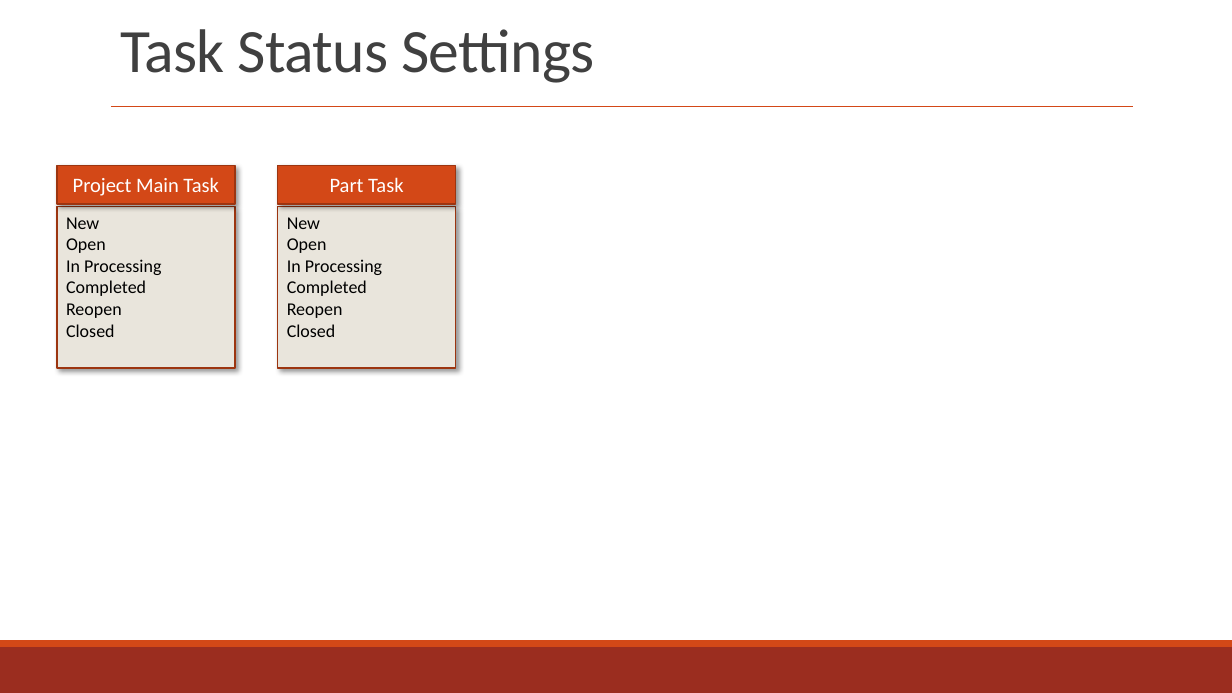
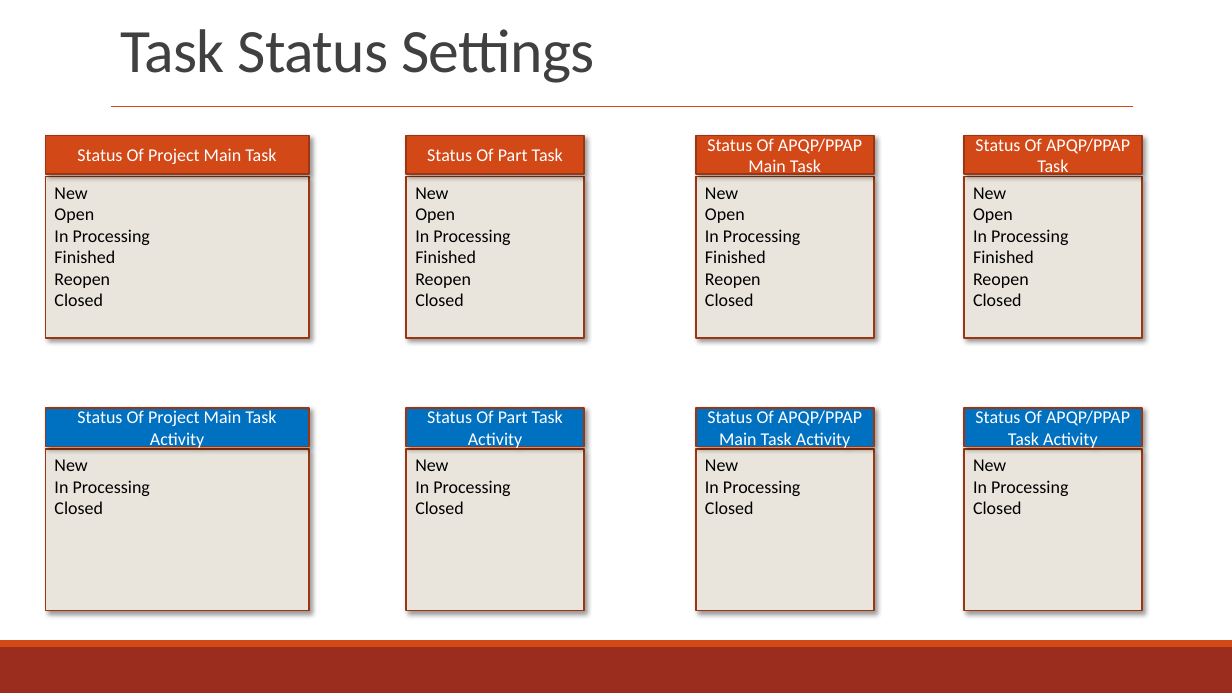
Before and after one commit to zyw9963/YFVE-supplier-portal, a slide deck: slide 85 of projects/YanFeng/02 System Design/User Stories/Flowcharts/Supplier FlowCharts & UX.pptx. Drawn at 1232x693 pixels with LibreOffice and Linux fonts; fonts in the diff are those of the drawing. Boxes give left, top, right and bottom in pixels: in the first picture for what was removed or moved away, otherwise in the second. Text is boxed around its words. In the diff, an @@ line names an element or a change of style, - is before the commit and + after.

```diff
--- a/projects/YanFeng/02 System Design/User Stories/Flowcharts/Supplier FlowCharts & UX.pptx
+++ b/projects/YanFeng/02 System Design/User Stories/Flowcharts/Supplier FlowCharts & UX.pptx
@@ rectangle "Status Of Project Main Task": place and size @@
-rectangle "Status Of Project Main Task" at [57,165,236,204]
+rectangle "Status Of Project Main Task" at [45,136,309,175]
@@ text in rectangle at [77,148,276,164]: text changed; size 16 to 14 pt @@
-Project Main Task
+Status Of Project Main Task
@@ rectangle "Status Of Part Task": place and size @@
-rectangle "Status Of Part Task" at [278,165,457,204]
+rectangle "Status Of Part Task" at [407,136,585,175]
@@ text in rectangle at [427,148,563,161]: text changed; size 16 to 14 pt @@
-Part Task
+Status Of Part Task
@@ rectangle added at [696,136,874,175], fill #D34817, outline #9C3511 1.25 pt, 14 pt, text #FFFFFF @@
+Status Of APQP/PPAP Main Task
@@ rectangle added at [964,136,1142,175], fill #D34817, outline #9C3511 1.25 pt, 14 pt, text #FFFFFF @@
+Status Of APQP/PPAP Task
@@ rectangle "New": place and size @@
-rectangle "New" at [57,207,236,369]
+rectangle "New" at [45,177,309,338]
@@ rectangle "New": place and size @@
-rectangle "New" at [278,207,457,369]
+rectangle "New" at [407,177,585,338]
@@ rectangle added at [696,177,874,338], fill #E9E5DC, outline #9C3511 1.25 pt, 14 pt, text #000000 @@
+New
+Open
+In Processing
+Finished
+Reopen
+Closed
@@ rectangle added at [964,177,1142,338], fill #E9E5DC, outline #9C3511 1.25 pt, 14 pt, text #000000 @@
+New
+Open
+In Processing
+Finished
+Reopen
+Closed
@@ text in rectangle at [54,250,115,263]: text changed @@
-Completed
+Finished
@@ text in rectangle at [415,250,476,263]: text changed @@
-Completed
+Finished
@@ rectangle added at [45,408,309,446], fill #0070C0, outline #9C3511 1.25 pt, 14 pt, text #FFFFFF @@
+Status Of Project Main Task Activity
@@ rectangle added at [407,408,585,446], fill #0070C0, outline #9C3511 1.25 pt, 14 pt, text #FFFFFF @@
+Status Of Part Task Activity
@@ rectangle added at [696,408,874,446], fill #0070C0, outline #9C3511 1.25 pt, 14 pt, text #FFFFFF @@
+Status Of APQP/PPAP Main Task Activity
@@ rectangle added at [964,408,1142,446], fill #0070C0, outline #9C3511 1.25 pt, 14 pt, text #FFFFFF @@
+Status Of APQP/PPAP Task Activity
@@ rectangle added at [45,449,309,611], fill #E9E5DC, outline #9C3511 1.25 pt, 14 pt, text #000000 @@
+New
+In Processing
+Closed
@@ rectangle added at [407,449,585,611], fill #E9E5DC, outline #9C3511 1.25 pt, 14 pt, text #000000 @@
+New
+In Processing
+Closed
@@ rectangle added at [696,449,874,611], fill #E9E5DC, outline #9C3511 1.25 pt, 14 pt, text #000000 @@
+New
+In Processing
+Closed
@@ rectangle added at [964,449,1142,611], fill #E9E5DC, outline #9C3511 1.25 pt, 14 pt, text #000000 @@
+New
+In Processing
+Closed
```
Also in this commit, not shown: 3 other slides changed, 2 slides added, 2 other files.
